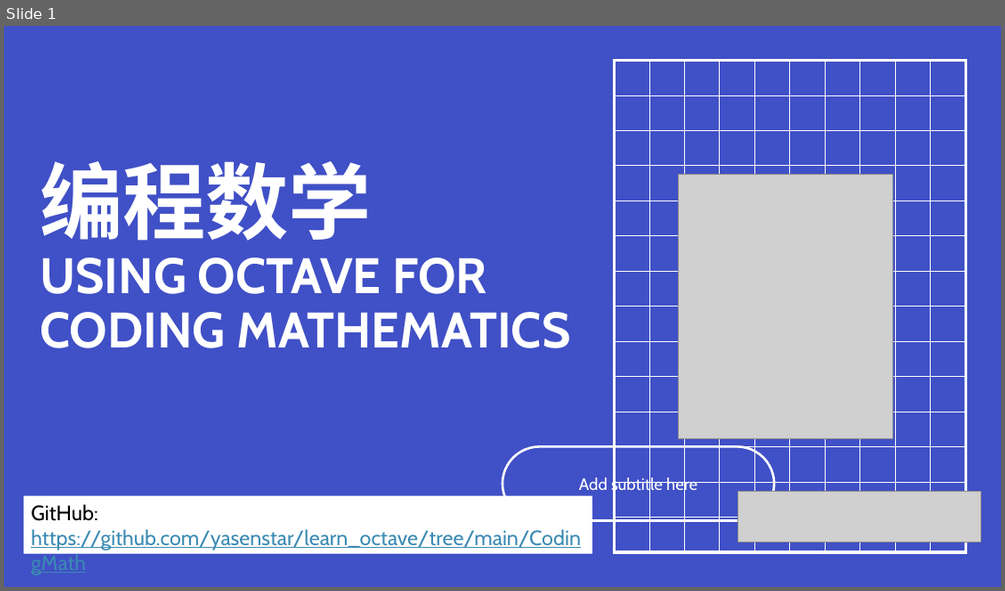
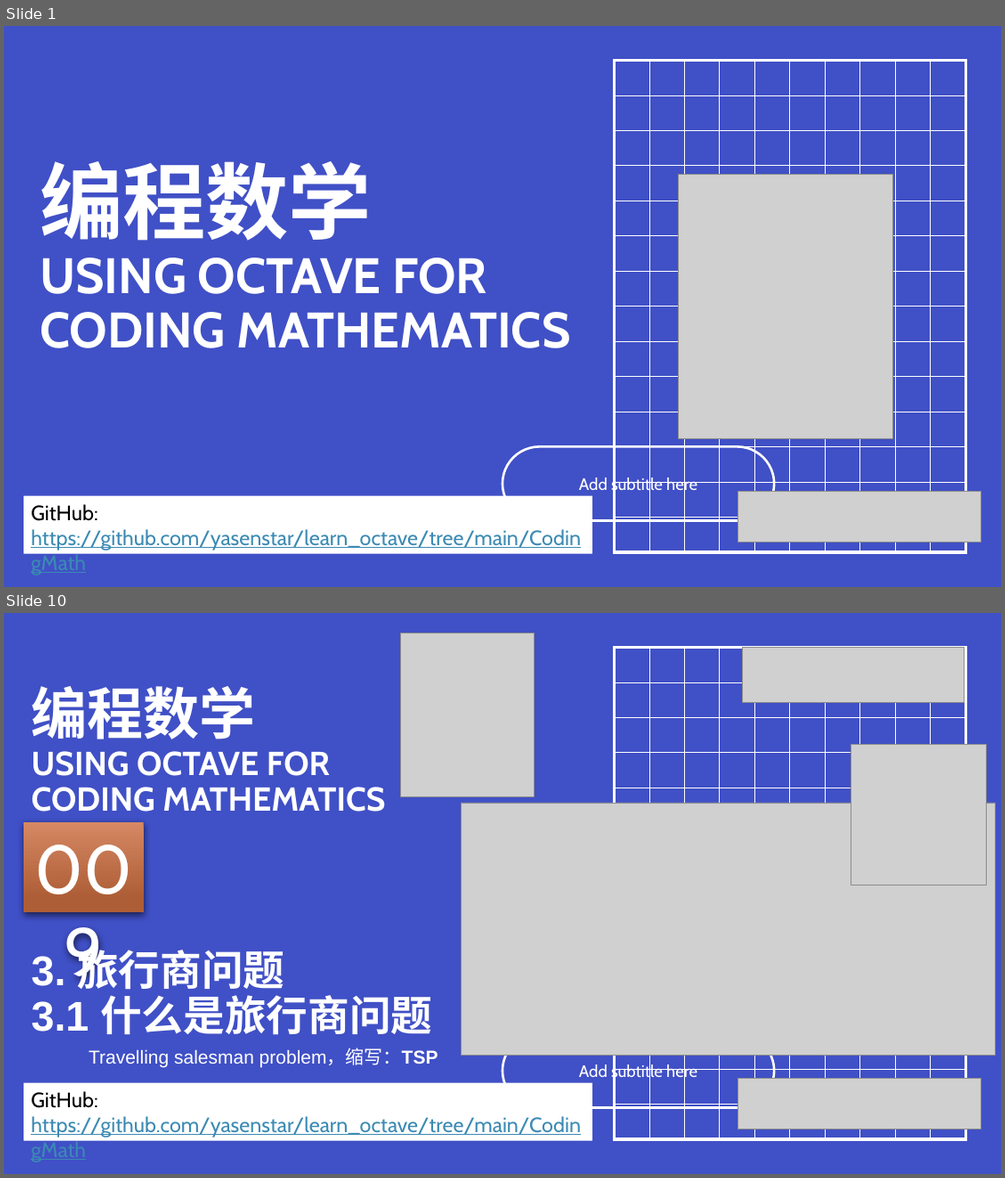
Before and after one commit to yasenstar/learn_octave, a slide deck: CodingMath/codingmath-covers.pptx. Shown one above the other, each under a label of ours: slide 1 before the commit, slides 1 and 10 after it; the slides between them are not shown. The pictures are 1005x591 and 1005x1178 pixels, drawn with LibreOffice and Linux fonts; fonts in the diff are those of the drawing; grey boxes stand for pictures. Boxes give left, top, right and bottom in pixels: in the first picture for what was removed or moved away, otherwise in the second. Text is boxed around its words. In the diff, an @@ line names an element or a change of style, - is before the commit and + after.

```diff
--- a/CodingMath/codingmath-covers.pptx
+++ b/CodingMath/codingmath-covers.pptx
@@ slide 10 added at (x1=4, y1=613, x2=1001, y2=1174), background #4050C6; not listed: 1 template element that a slide beside it also shows @@
@@ picture added at (x1=400, y1=633, x2=534, y2=797) @@
@@ picture added at (x1=742, y1=648, x2=964, y2=702) @@
@@ title added at (x1=32, y1=686, x2=385, y2=811), 32 pt, text #FFFFFF, bold @@
+编程数学
+USING OCTAVE FOR CODING MATHEMATICS
@@ picture added at (x1=851, y1=744, x2=987, y2=884) @@
@@ rectangle added at (x1=24, y1=821, x2=143, y2=912), fill gradient #D58863 to #AF5F35, 66 pt, text #FFFFFF @@
+009
@@ picture added at (x1=461, y1=803, x2=995, y2=1055) @@
@@ text added at (x1=32, y1=943, x2=432, y2=1035), 40 pt, text #FFFFFF, bold @@
+3. 旅行商问题
+3.1 什么是旅行商问题
@@ text added at (x1=89, y1=1048, x2=438, y2=1067), 18 pt, text #FFFFFF @@
+Travelling salesman problem，缩写：TSP
@@ rectangle added at (x1=24, y1=1083, x2=591, y2=1140), fill #FFFFFF, 20 pt, text #3B8AB3, underline @@
+GitHub: https://github.com/yasenstar/learn_octave/tree/main/CodingMath
@@ picture added at (x1=738, y1=1078, x2=981, y2=1129) @@
```
Also in this commit, not shown: 6 slides changed, 2 other slides added, 5 other files.
